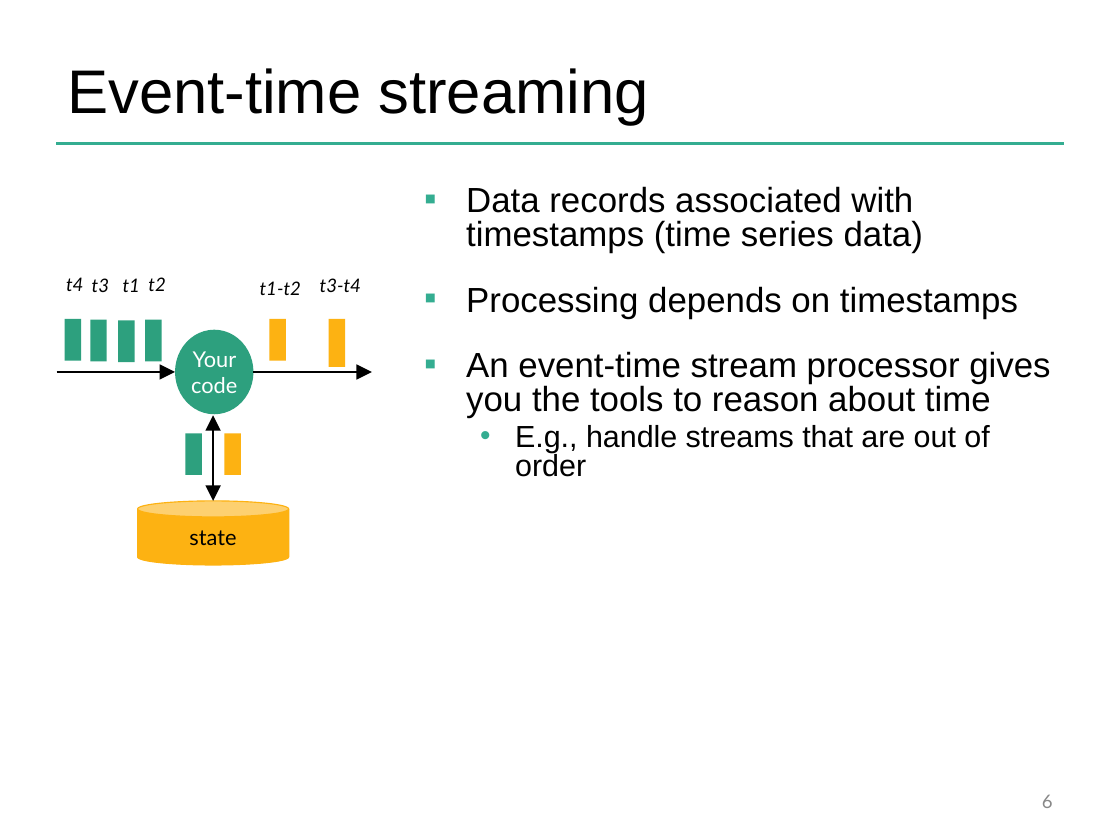
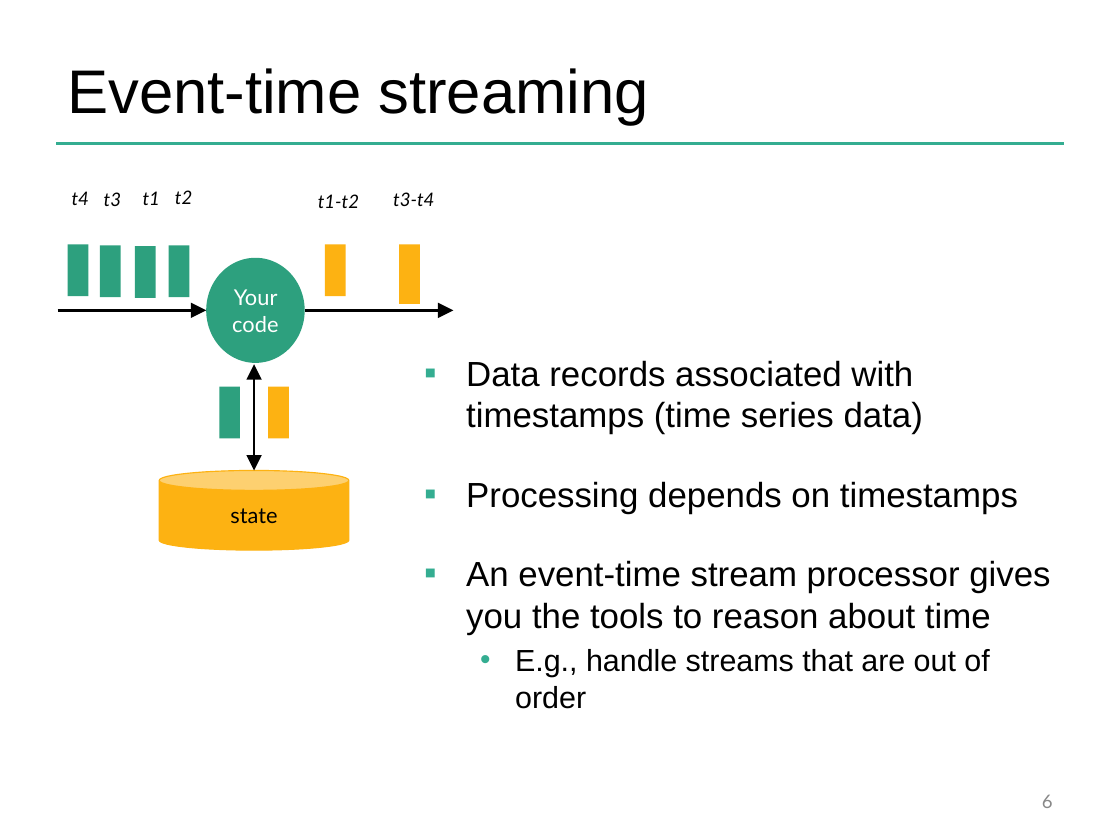
Before and after one commit to dataArtisans/flink-training-web, a slide deck: slide 6 of slides/flink_overview.pptx. Drawn at 1120x840 pixels with LibreOffice and Linux fonts; fonts in the diff are those of the drawing; background and template pictures are left out. Boxes give left, top, right and bottom in pixels: in the first picture for what was removed or moved away, otherwise in the second. Text is boxed around its words. In the diff, an @@ line names an element or a change of style, - is before the commit and + after.

```diff
--- a/slides/flink_overview.pptx
+++ b/slides/flink_overview.pptx
@@ text "t4": place and size @@
-text "t4" at (66,277,83,291)
+text "t4" at (72,191,89,205)
@@ text "t3": place and size @@
-text "t3" at (92,278,109,292)
+text "t3" at (104,192,121,206)
@@ text "t1": place and size @@
-text "t1" at (123,278,140,292)
+text "t1" at (143,191,160,205)
@@ text "t2": place and size @@
-text "t2" at (148,277,165,291)
+text "t2" at (175,190,192,204)
@@ text "t1-t2": place and size @@
-text "t1-t2" at (260,281,301,295)
+text "t1-t2" at (318,194,359,208)
@@ text "t3-t4": place and size @@
-text "t3-t4" at (320,278,361,292)
+text "t3-t4" at (393,192,434,206)
@@ rectangle: place and size @@
-rectangle at (65,319,82,361)
+rectangle at (67,244,87,296)
@@ rectangle: place and size @@
-rectangle at (91,319,108,361)
+rectangle at (100,245,120,297)
@@ rectangle: place and size @@
-rectangle at (119,320,136,362)
+rectangle at (134,246,155,298)
@@ rectangle: place and size @@
-rectangle at (146,319,162,361)
+rectangle at (169,245,189,297)
@@ ellipse "Your code": place and size @@
-ellipse "Your code" at (175,329,253,414)
+ellipse "Your code" at (206,258,305,363)
@@ rectangle: place and size @@
-rectangle at (270,319,287,361)
+rectangle at (325,244,345,296)
@@ rectangle: place and size @@
-rectangle at (329,319,346,367)
+rectangle at (400,244,420,304)
@@ arrow moved from (57, 372) - (175, 372) to (57, 310) - (206, 310) @@
@@ arrow moved from (253, 372) - (372, 372) to (305, 310) - (454, 310) @@
@@ text "Data records associated with timestamps ...": place and size @@
-text "Data records associated with timestamps ..." at (466,186,1050,477)
+text "Data records associated with timestamps ..." at (466,360,1050,709)
@@ text "Data records associated with timestamps ..." at (466,360,1050,709): line spacing 0.8 to 1 @@
@@ rectangle: place and size @@
-rectangle at (186,433,203,475)
+rectangle at (220,386,240,438)
@@ double arrow moved from (213, 416) - (213, 501) to (254, 364) - (254, 470) @@
@@ rectangle: place and size @@
-rectangle at (224,433,241,475)
+rectangle at (268,386,288,438)
@@ cylinder "state": place and size @@
-cylinder "state" at (138,501,289,564)
+cylinder "state" at (159,470,348,550)
```
Also in this commit, not shown: 4 other slides changed, 3 slides added, 5 other files.
